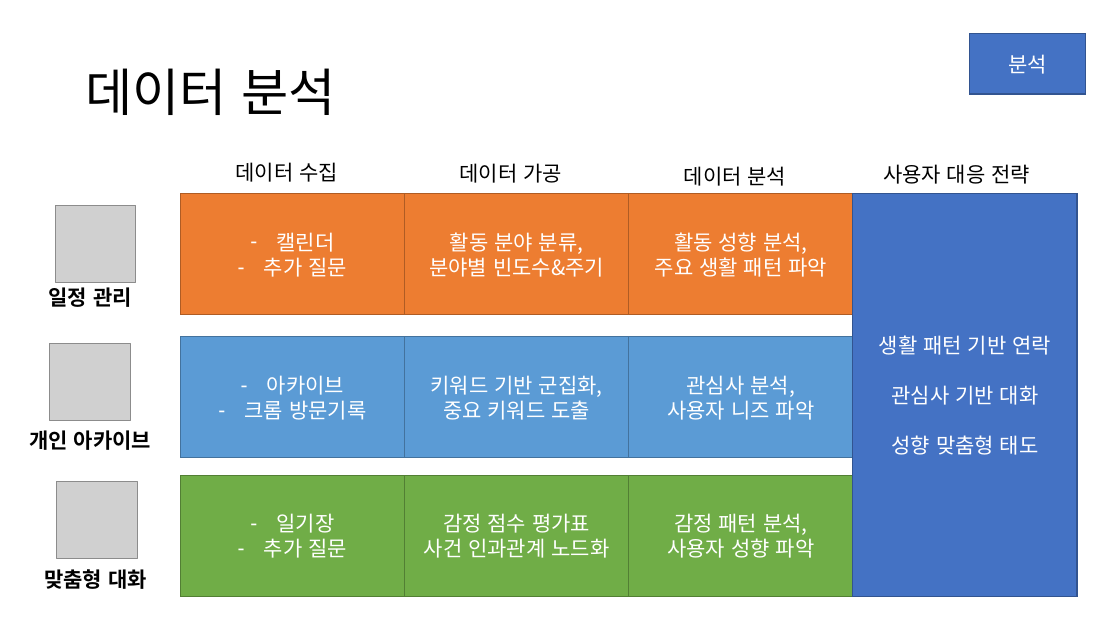
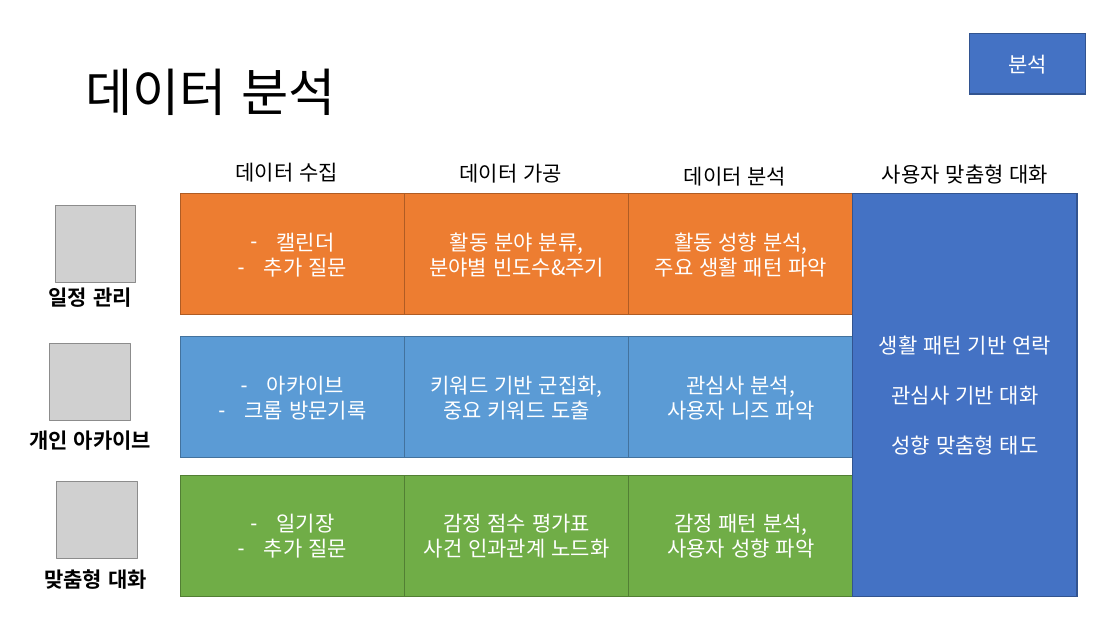
Before and after one commit to HeyHO2154/Id, a slide deck: slide 9 of 시스템 설계도.pptx. Drawn at 1120x630 pixels with LibreOffice and Linux fonts; fonts in the diff are those of the drawing; grey boxes stand for pictures. Boxes give left, top, right and bottom in pixels: in the first picture for what was removed or moved away, otherwise in the second. Text is boxed around its words. In the diff, an @@ line names an element or a change of style, - is before the commit and + after.

```diff
--- a/시스템 설계도.pptx
+++ b/시스템 설계도.pptx
@@ text at (x1=882, y1=164, x2=1049, y2=184): text changed @@
-사용자 대응 전략
+사용자 맞춤형 대화
```
Also in this commit, not shown: 2 other slides changed, 6 slides added.
